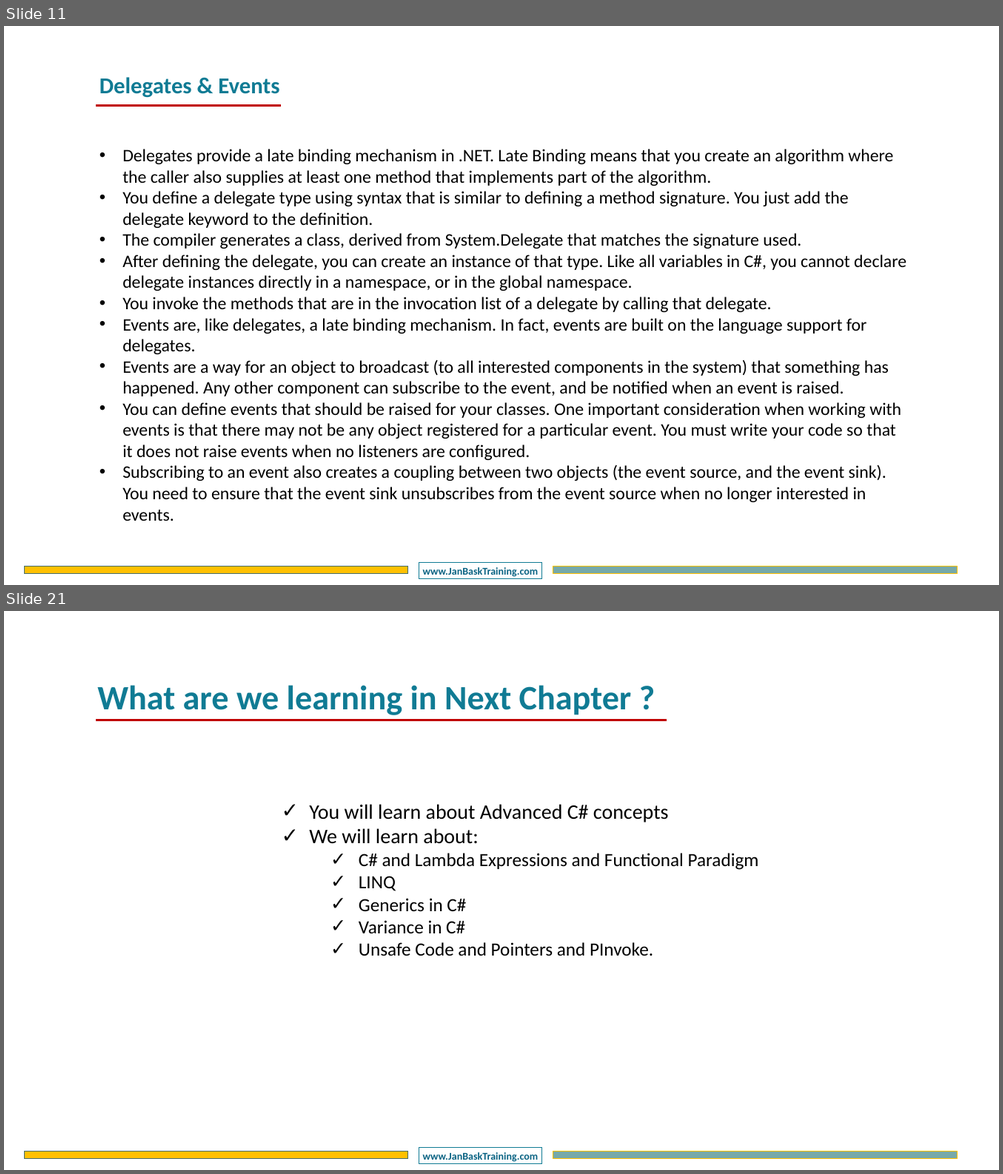
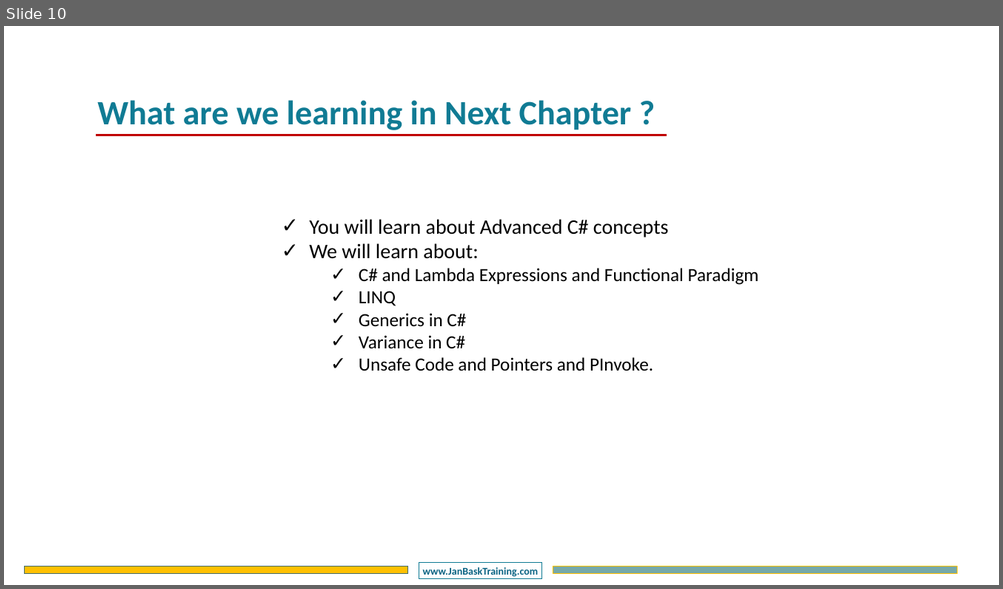
Before and after one commit to DotNetTraining/DotNetDesktop, a slide deck: slides/WFA/WFA - Chapter2.pptx. Shown one above the other, each under a label of ours: slides 11 and 21 before the commit, slide 10 after it; the slides between them are not shown. The pictures are 1003x1174 and 1003x589 pixels, drawn with LibreOffice and Linux fonts; fonts in the diff are those of the drawing; background and template pictures are left out. Boxes give left, top, right and bottom in pixels: in the first picture for what was removed or moved away, otherwise in the second. Text is boxed around its words. In the diff, an @@ line names an element or a change of style, - is before the commit and + after.

```diff
--- a/slides/WFA/WFA - Chapter2.pptx
+++ b/slides/WFA/WFA - Chapter2.pptx
@@ slide 11 removed at (x1=4, y1=26, x2=999, y2=585), background #FFFFFF; not listed: 3 template elements that a slide beside it also shows @@
@@ text removed at (x1=99, y1=77, x2=279, y2=98) @@
-Delegates & Events
@@ line removed from (96, 106) to (281, 106) @@
@@ text removed at (x1=122, y1=149, x2=906, y2=521) @@
-• Delegates provide a late binding mechanism in .NET. Late Binding means that you create an algorithm where the caller also supplies at least one method that implements part of the algorithm.
-• You define a delegate type using syntax that is similar to defining a method signature. You just add the delegate keyword to the definition.
-• The compiler generates a class, derived from System.Delegate that matches the signature used.
-• After defining the delegate, you can create an instance of that type. Like all variables in C#, you cannot declare delegate instances directly in a namespace, or in the global namespace.
-• You invoke the methods that are in the invocation list of a delegate by calling that delegate.
-• Events are, like delegates, a late binding mechanism. In fact, events are built on the language support for delegates.
-• Events are a way for an object to broadcast (to all interested components in the system) that something has happened. Any other component can subscribe to the event, and be notified when an event is raised.
-• You can define events that should be raised for your classes. One important consideration when working with events is that there may not be any object registered for a particular event. You must write your code so that it does not raise events when no listeners are configured.
-• Subscribing to an event also creates a coupling between two objects (the event source, and the event sink). You need to ensure that the event sink unsubscribes from the event source when no longer interested in events.
@@ what was slide 21 is now slide 10 @@
```
Also in this commit, not shown: 3 slides changed, 6 slides added, 16 other slides removed, 1 other file.
